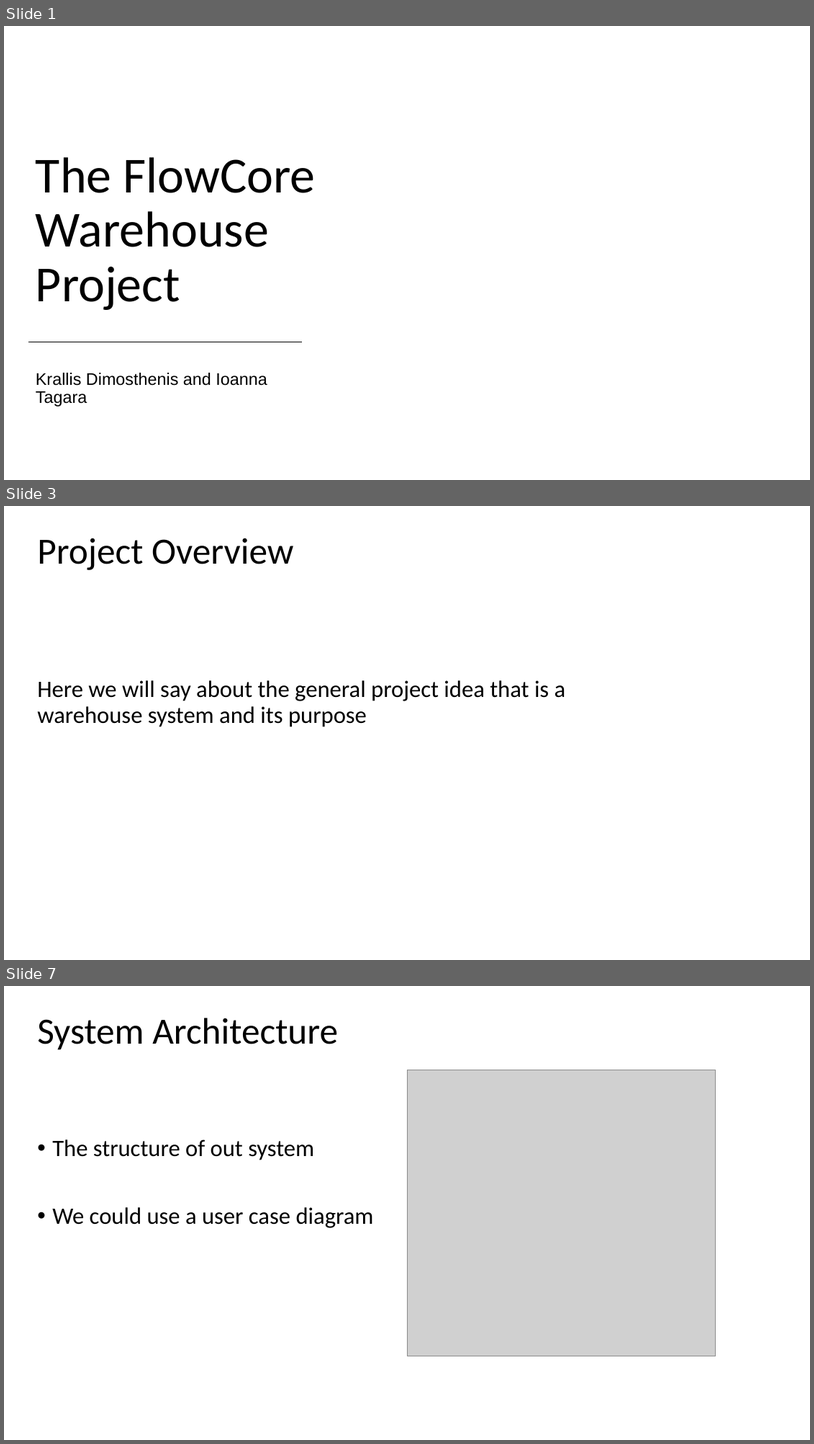
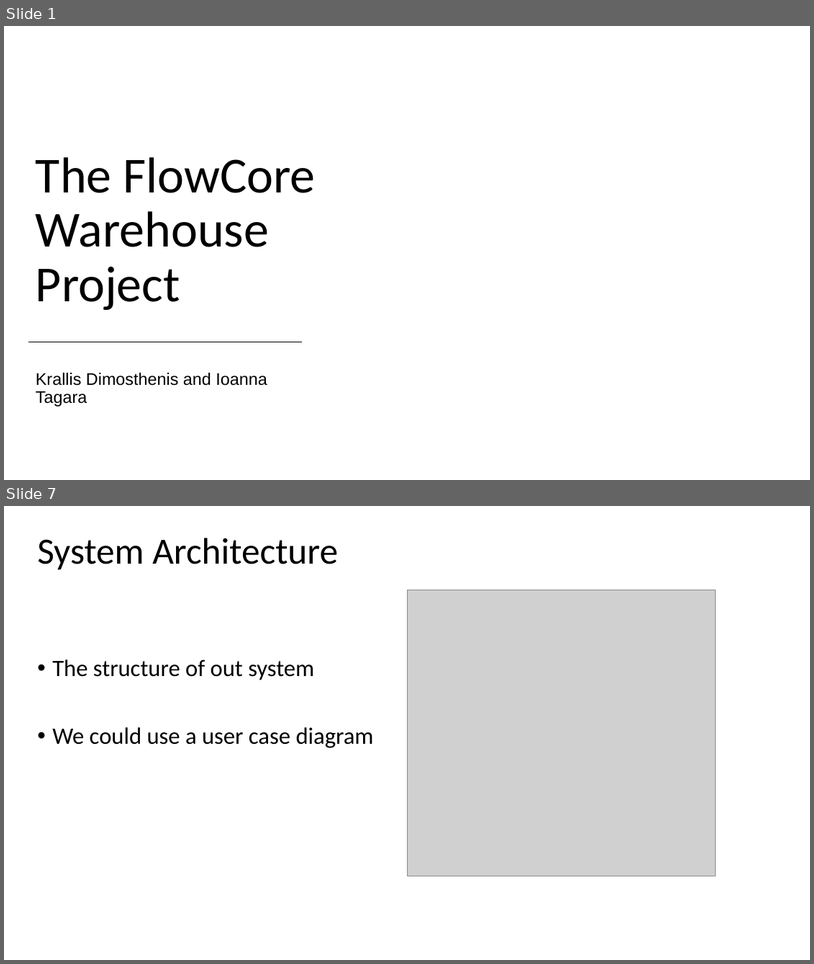
Before and after one commit to wallmenis/exercise, a slide deck: presentation/Presentation.pptx. Shown one above the other, each under a label of ours: slides 1, 3 and 7 before the commit, slides 1 and 7 after it; the slides between them are not shown. The pictures are 814x1444 and 814x964 pixels, drawn with LibreOffice and Linux fonts; fonts in the diff are those of the drawing; grey boxes stand for pictures; background and template pictures are left out. Boxes give left, top, right and bottom in pixels: in the first picture for what was removed or moved away, otherwise in the second. Text is boxed around its words. In the diff, an @@ line names an element or a change of style, - is before the commit and + after.

```diff
--- a/presentation/Presentation.pptx
+++ b/presentation/Presentation.pptx
@@ slide 3 removed at [4, 506, 810, 960], background picture (left out) @@
@@ title removed at [37, 538, 293, 570] @@
-Project Overview
@@ subtitle removed at [37, 680, 566, 727] @@
-Here we will say about the general project idea that is a warehouse system and its purpose
```
Also in this commit, not shown: 5 slides changed, 5 slides added, 4 other slides removed, 4 other files.
